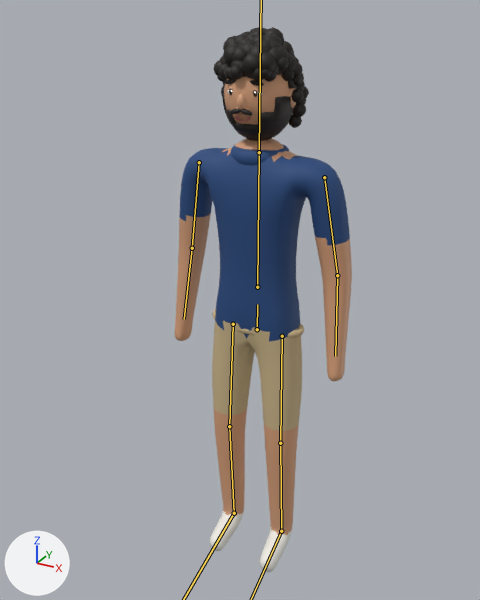
A saved change to the glTF model web/papa_verano.glb.
Before and after are seen from a 50 mm lens placed at (0.884, -1.723, 1.854), pointed at (-0.001, -0.114, 1.049). Every picture has the same lights, and +X, +Y and +Z are marked at lower left. The picture after the commit comes second. The bones that change, and the others that lie on the model, are drawn over the model as lines.

Objects in the first picture: 'PapaVeranoMalla'.
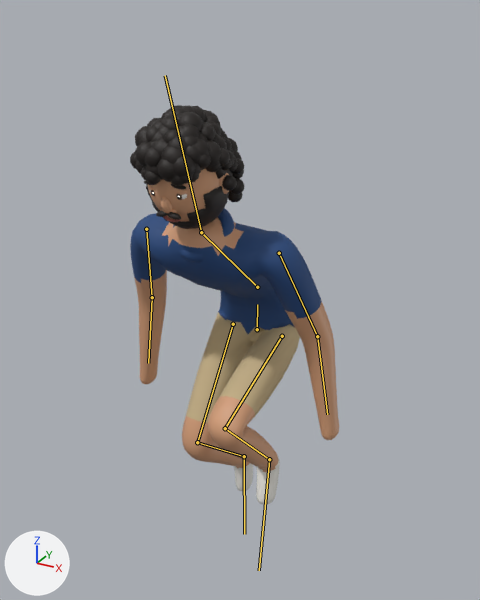
The newer file adds an action. The first version stands in its rest pose; the second is drawn at frame 13 of the action 'agachado'.

Changed parts and their boxes (x1, y1, x2, y2) in the pictures (480 x 600 px):
'PapaVeranoMalla', posed (18% wider, 27% shorter): before (175, 27, 352, 572); after (130, 105, 339, 505)
bone 'columna', root to tip: before (257, 287) to (259, 152); after (257, 287) to (201, 232)
bone 'brazo_L', root to tip: before (324, 177) to (337, 275); after (279, 253) to (317, 336)
bone 'antebrazo_L', root to tip: before (337, 275) to (335, 356); after (317, 336) to (327, 414)
bone 'brazo_R', root to tip: before (199, 162) to (192, 248); after (146, 229) to (152, 297)
bone 'antebrazo_R', root to tip: before (192, 248) to (184, 319); after (152, 297) to (148, 363)
bone 'pierna_L', root to tip: before (282, 336) to (280, 443); after (282, 336) to (225, 428)
bone 'espinilla_L', root to tip: before (280, 443) to (281, 531); after (225, 428) to (269, 459)
bone 'pierna_R', root to tip: before (233, 324) to (229, 426); after (233, 324) to (197, 442)
bone 'espinilla_R', root to tip: before (229, 426) to (234, 513); after (197, 442) to (244, 456)

Patch to the scene script:
```diff
--- a/web/papa_verano.glb.py
+++ b/web/papa_verano.glb.py
@@ bone_columna @@
 bone_columna = bpy.data.objects['PapaVerano'].pose.bones['columna']  # child of 'raiz'
-bone_columna.rotation_quaternion = (1.0, 0.0, 0.0, 0.0)  # degrees (0, 0, 0)
+bone_columna.rotation_quaternion = (0.906, 0.424, 0.0, 0.0)  # degrees (50, 0, 0)
@@ bone_cabeza @@
 bone_cabeza = bpy.data.objects['PapaVerano'].pose.bones['cabeza']  # child of 'columna'
-bone_cabeza.rotation_quaternion = (1.0, 0.0, 0.0, 0.0)  # degrees (0, 0, 0)
+bone_cabeza.rotation_quaternion = (0.962, -0.272, 0.0, 0.0)  # degrees (-32, 0, 0)
@@ bone_brazo_l @@
 bone_brazo_l = bpy.data.objects['PapaVerano'].pose.bones['brazo_L']  # child of 'columna'
-bone_brazo_l.rotation_quaternion = (1.0, 0.0, 0.0, 0.0)  # degrees (0, 0, 0)
+bone_brazo_l.rotation_quaternion = (-0.961, 0.258, 0.035, 0.09)  # degrees (-30, -6, -9)
@@ bone_antebrazo_l @@
 bone_antebrazo_l = bpy.data.objects['PapaVerano'].pose.bones['antebrazo_L']  # child of 'brazo_L'
-bone_antebrazo_l.rotation_quaternion = (1.0, 0.0, 0.0, 0.0)  # degrees (0, 0, 0)
+bone_antebrazo_l.rotation_quaternion = (0.997, -0.074, -0.006, -0.007)  # degrees (-9, -1, -1)
@@ bone_brazo_r @@
 bone_brazo_r = bpy.data.objects['PapaVerano'].pose.bones['brazo_R']  # child of 'columna'
-bone_brazo_r.rotation_quaternion = (1.0, 0.0, 0.0, 0.0)  # degrees (0, 0, 0)
+bone_brazo_r.rotation_quaternion = (-0.961, 0.258, -0.035, -0.09)  # degrees (-30, 6, 9)
@@ bone_antebrazo_r @@
 bone_antebrazo_r = bpy.data.objects['PapaVerano'].pose.bones['antebrazo_R']  # child of 'brazo_R'
-bone_antebrazo_r.rotation_quaternion = (1.0, 0.0, 0.0, 0.0)  # degrees (0, 0, 0)
+bone_antebrazo_r.rotation_quaternion = (0.997, -0.074, 0.006, 0.007)  # degrees (-9, 1, 1)
@@ bone_pierna_l @@
 bone_pierna_l = bpy.data.objects['PapaVerano'].pose.bones['pierna_L']  # child of 'raiz'
-bone_pierna_l.rotation_quaternion = (1.0, 0.0, 0.0, 0.0)  # degrees (0, 0, 0)
+bone_pierna_l.rotation_quaternion = (0.811, -0.585, -0.015, -0.015)  # degrees (-72, -2, 0)
@@ bone_espinilla_l @@
 bone_espinilla_l = bpy.data.objects['PapaVerano'].pose.bones['espinilla_L']  # child of 'pierna_L'
-bone_espinilla_l.rotation_quaternion = (1.0, 0.0, 0.0, 0.0)  # degrees (0, 0, 0)
+bone_espinilla_l.rotation_quaternion = (0.561, 0.828, 0.0, 0.0)  # degrees (112, 0, 0)
@@ bone_pie_l @@
 bone_pie_l = bpy.data.objects['PapaVerano'].pose.bones['pie_L']  # child of 'espinilla_L'
-bone_pie_l.rotation_quaternion = (1.0, 0.0, 0.0, 0.0)  # degrees (0, 0, 0)
+bone_pie_l.rotation_quaternion = (0.989, 0.147, 0.005, 0.026)  # degrees (17, 0, 3)
@@ bone_pierna_r @@
 bone_pierna_r = bpy.data.objects['PapaVerano'].pose.bones['pierna_R']  # child of 'raiz'
-bone_pierna_r.rotation_quaternion = (1.0, 0.0, 0.0, 0.0)  # degrees (0, 0, 0)
+bone_pierna_r.rotation_quaternion = (0.962, -0.271, 0.007, 0.007)  # degrees (-31, 1, 1)
@@ bone_espinilla_r @@
 bone_espinilla_r = bpy.data.objects['PapaVerano'].pose.bones['espinilla_R']  # child of 'pierna_R'
-bone_espinilla_r.rotation_quaternion = (1.0, 0.0, 0.0, 0.0)  # degrees (0, 0, 0)
+bone_espinilla_r.rotation_quaternion = (0.781, 0.625, 0.0, 0.0)  # degrees (77, 0, 0)
@@ bone_pie_r @@
 bone_pie_r = bpy.data.objects['PapaVerano'].pose.bones['pie_R']  # child of 'espinilla_R'
-bone_pie_r.rotation_quaternion = (1.0, 0.0, 0.0, 0.0)  # degrees (0, 0, 0)
+bone_pie_r.rotation_quaternion = (0.969, 0.243, -0.008, -0.043)  # degrees (28, 0, -5)
```
